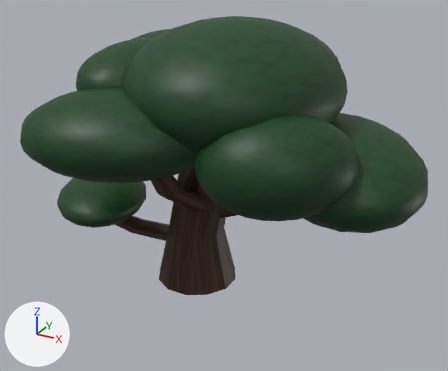
One commit to the FBX model Boom schudden/Models/Tree.fbx: the scene before it, then after it.
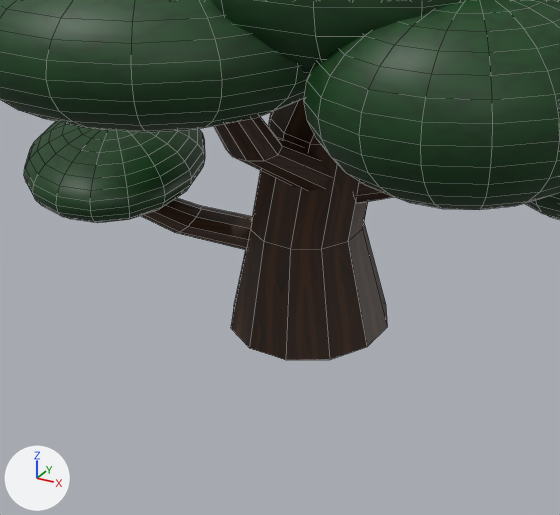
Old and new are each drawn whole from a 50 mm camera at (10.79, -17.5, 12.69) aimed at (1.61, -0.8, 4.34) and again close up on the part from 10% to 71% of the width and 32% to 100% of the height. Lighting does not change. The marker at lower left points along +X, +Y and +Z. The close-ups show mesh edges as thin lines. Where no turn or scale is listed for an object, it has been applied to the vertices.

Names of what the first close-up shows: 'Tree'.
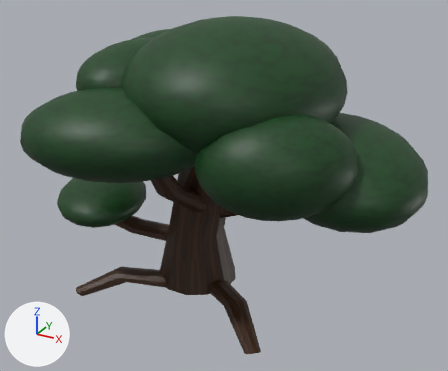
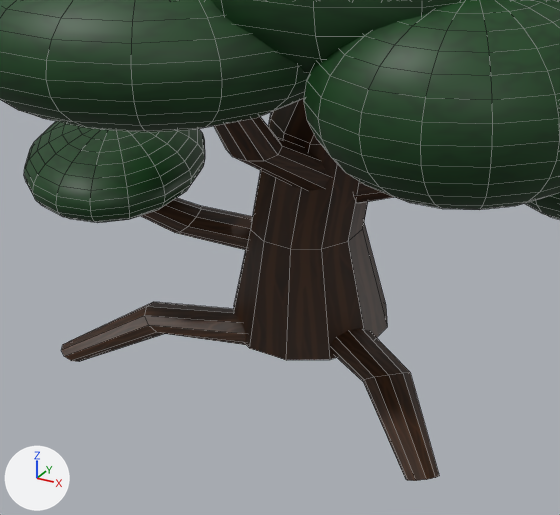
Boxes (x1, y1, x2, y2) around the edits, measured in the close-ups (560 x 515 px):
'Tree', reshaped: before (0, 0, 560, 360); after (0, 0, 560, 481)
part 1 of me_mesh, added: after (61, 302, 246, 362)
part 2 of me_mesh, added (brown): after (331, 328, 439, 481)

The change, as a diff of the scene's bpy script:
```diff
--- a/Boom schudden/Models/Tree.fbx.py
+++ b/Boom schudden/Models/Tree.fbx.py
@@ me_mesh @@
 # used by ob_tree; location = (0.0, 0.0, 0.0)
-me_mesh.from_pydata(...)  # 2134 vertices, 2184 faces; spans x -5.13..8.07, y -5.89..4.33, z 0.0..9.79
+me_mesh.from_pydata(...)  # 2194 vertices, 2224 faces; spans x -5.13..8.07, y -5.89..4.33, z -0.72..9.79
+# me_mesh part 1: a new loose piece of 30 vertices spanning x -3.97..-0.08, y -2.64..-0.34, z -0.72..0.43, in mat_tree_shd (picture img_txt_tree_png)
+# me_mesh part 2: a new loose piece of 30 vertices spanning x 0.49..3.95, y -2.91..0.12, z -0.57..0.56, in mat_tree_shd (picture img_txt_tree_png)
 me_mesh.materials.append(mat_tree_shd)
```
